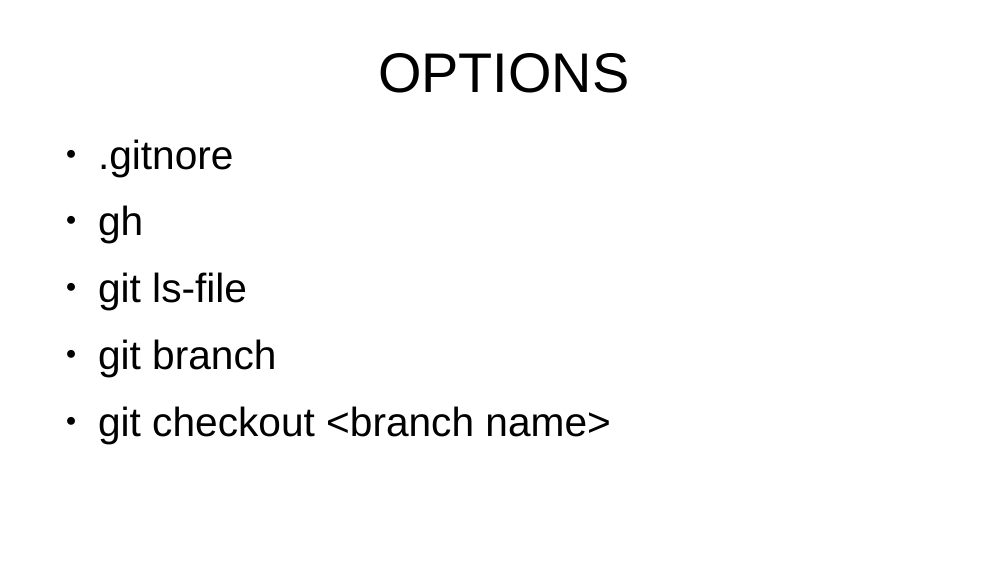
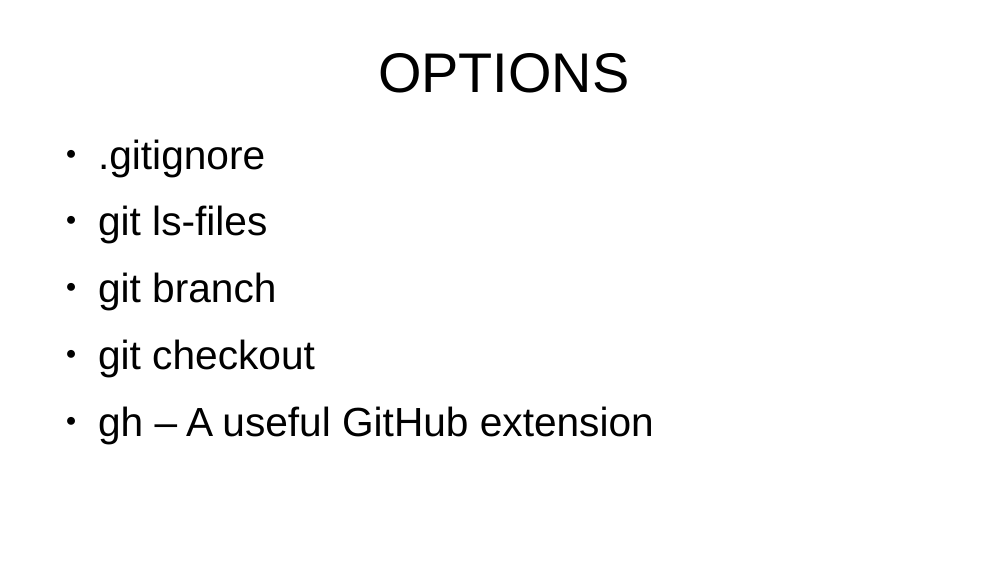
Before and after one commit to flintiii/TenStatementGit, a slide deck: slide 30 of vm_workshop_presentation.odp. Drawn at 1008x567 pixels with LibreOffice and Linux fonts; fonts in the diff are those of the drawing. Boxes give left, top, right and bottom in pixels: in the first picture for what was removed or moved away, otherwise in the second. Text is boxed around its words. In the diff, an @@ line names an element or a change of style, - is before the commit and + after.

```diff
--- a/vm_workshop_presentation.odp
+++ b/vm_workshop_presentation.odp
@@ text at (98, 139, 267, 243): text changed @@
-● .gitnore
-● gh
-● git ls-file
+● .gitignore
+● git ls-files
@@ text at (98, 339, 654, 443): text changed @@
-● git checkout <branch name>
+● git checkout
+● gh – A useful GitHub extension
```
Also in this commit, not shown: 24 other slides changed, 2 slides added, 1 slide removed.
